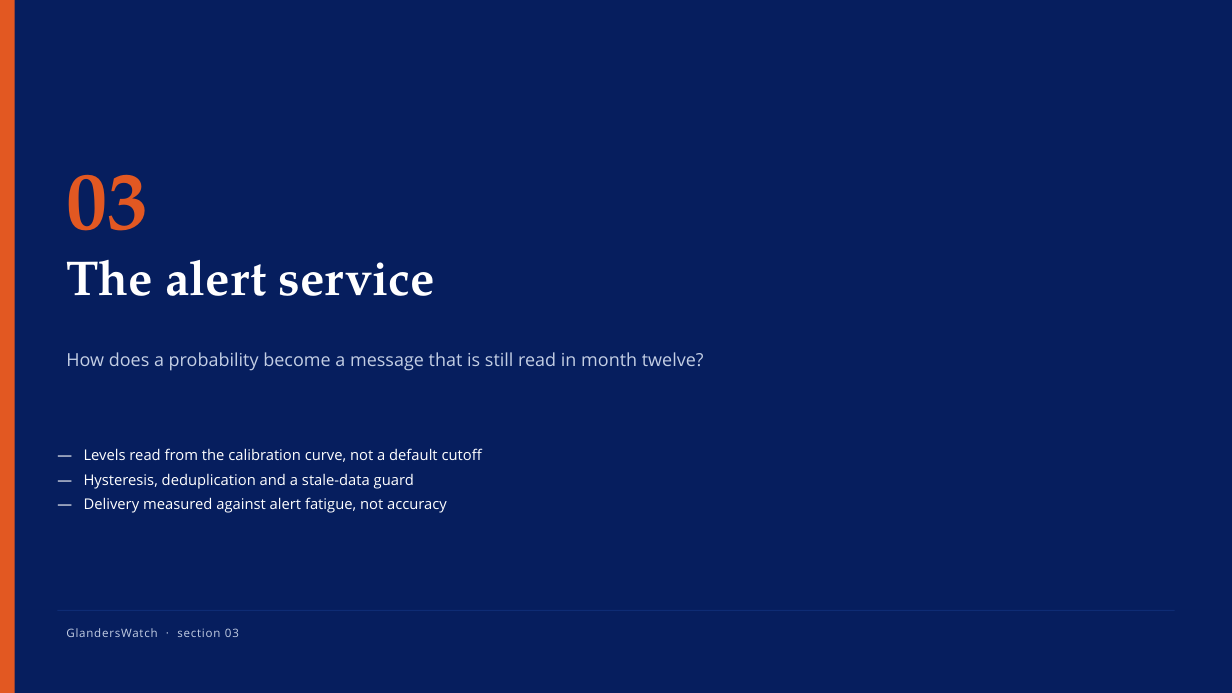
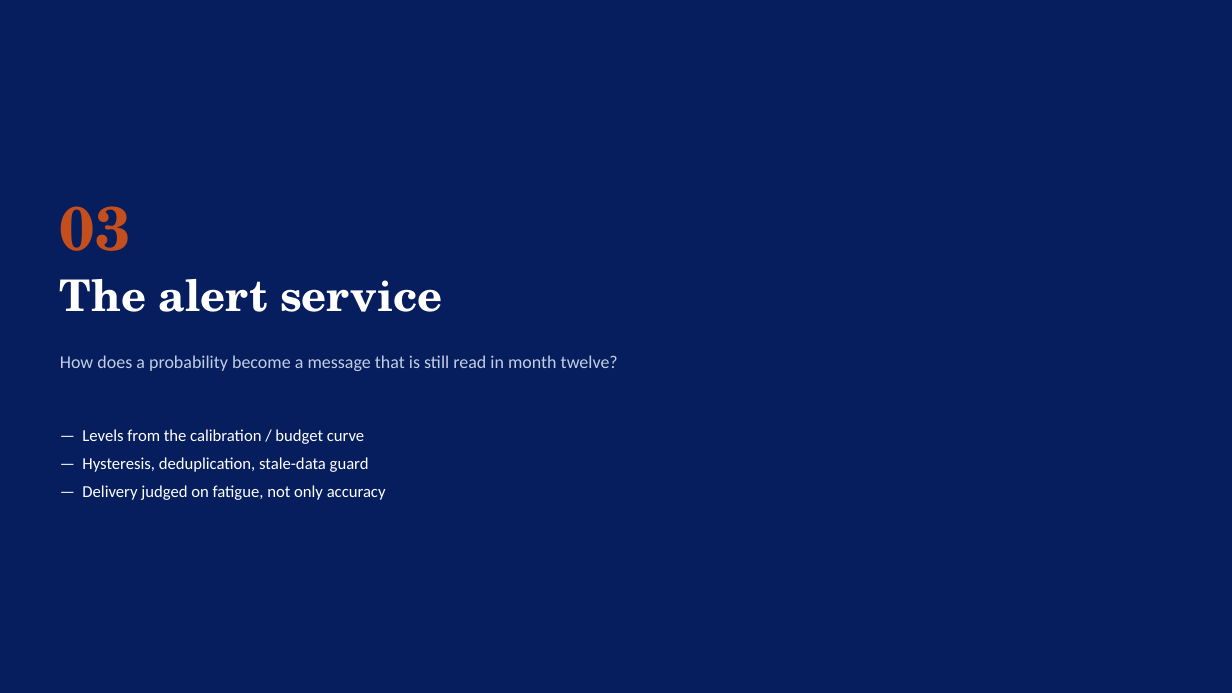
Before and after one commit to YuvrajSingh-mist/glandersWatch, a slide deck: slide 18 of slides/GlandersWatch_Deck.pptx (slide 19 before the commit). Drawn at 1232x693 pixels with LibreOffice and Linux fonts; fonts in the diff are those of the drawing. Boxes give left, top, right and bottom in pixels: in the first picture for what was removed or moved away, otherwise in the second. Text is boxed around its words. In the diff, an @@ line names an element or a change of style, - is before the commit and + after.

Commit message:
Simplify deck design and use report-exported figures only
Replace decorative pipeline art with charts cropped from Final_v2,
flatten the visual style to white slides with navy accents, and keep
IIIT logo as the only non-report image.

```diff
--- a/slides/GlandersWatch_Deck.pptx
+++ b/slides/GlandersWatch_Deck.pptx
@@ rectangle removed at [0,0,15,693] @@
@@ text "03": place and size @@
-text "03" at [66,174,148,231]
+text "03" at [60,206,131,251]
@@ text "03" at [60,206,131,251]: size 64 to 48 pt, font TeX Gyre Pagella to TeX Gyre Schola, text colour #E25822 to #C44E1C @@
@@ text "The alert service": place and size @@
-text "The alert service" at [66,260,435,296]
+text "The alert service" at [60,279,442,312]
@@ text "The alert service" at [60,279,442,312]: size 38 to 34 pt, font TeX Gyre Pagella to TeX Gyre Schola @@
@@ text "How does a probability become ..." at [60,355,618,371]: font Open Sans to Calibri @@
@@ text at [82,429,386,500]: text changed; size 11.5 to 13 pt; font Open Sans to Calibri @@
-— Levels read from the calibration curve, not a default cutoff
-— Hysteresis, deduplication and a stale-data guard
-— Delivery measured against alert fatigue, not accuracy
+— Levels from the calibration / budget curve
+— Hysteresis, deduplication, stale-data guard
+— Delivery judged on fatigue, not only accuracy
@@ rectangle removed at [57,610,1175,611] @@
@@ text removed at [66,628,239,637] @@
-GlandersWatch · section 03
```
Also in this commit, not shown: 16 other slides changed, 6 slides added, 7 slides removed, 14 other files.
